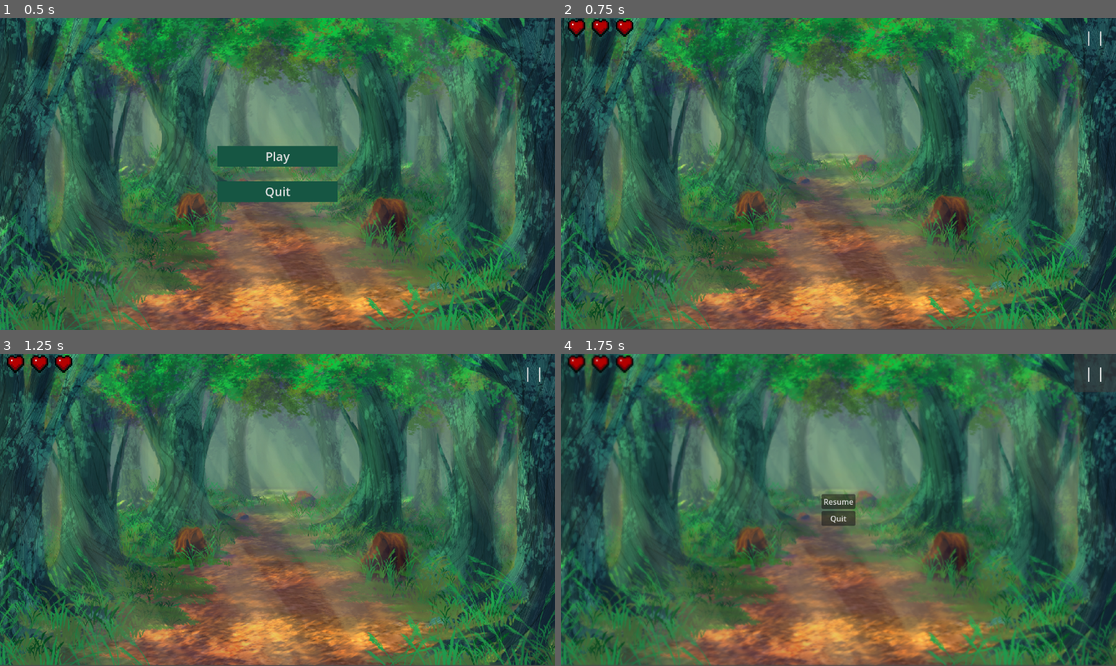
Above: before the commit, frames 1-4 (two rows, left to right).
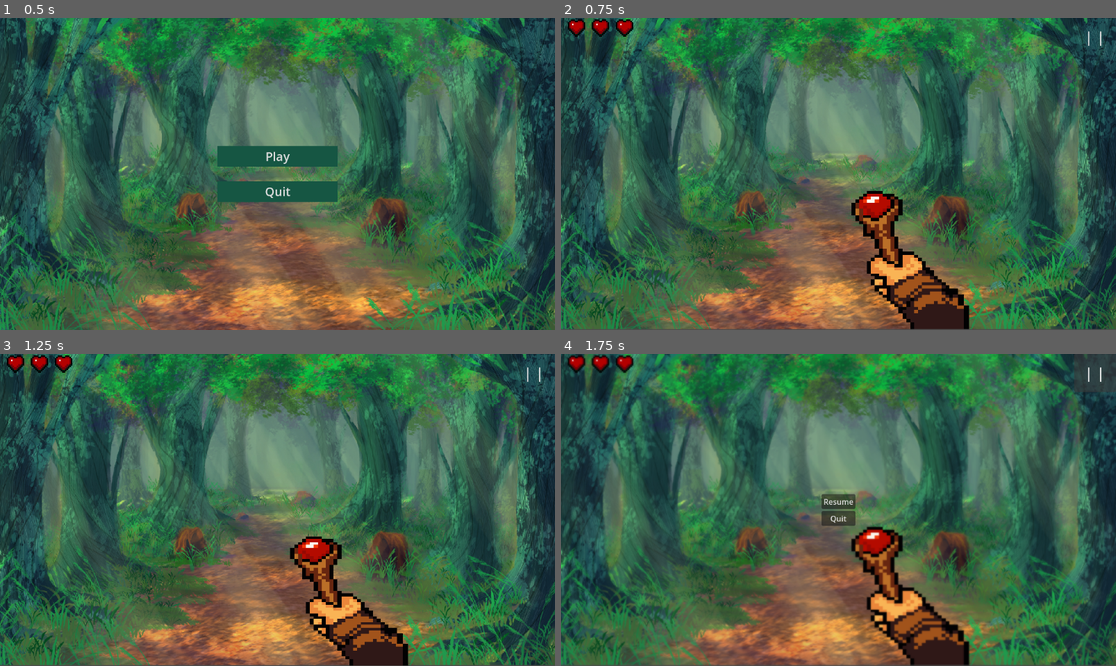
Above: after the commit, the same moments.

Repository: Tissmax/GMTK2026
Game: Godot game, scene res://scenes/game_controller.tscn
Same seed, same stepped clock (60 frames per second), same inputs: the game is played once before the commit and once after it. The engine's default icon, where the game draws it, is replaced by a stand-in: a white triangle on a blue panel in a dark square.
Inputs:
- Up to frame 1 (0.5 s): no input
- Up to frame 2 (0.75 s): click "Play" at 0.5 s
- Up to frame 3 (1.25 s): no input
- Up to frame 4 (1.75 s): click "| |" at 1.25 s

Frame 1 is identical in both runs. In frame 2, 4.2% of the frame differs, in the area x 52-74%, y 55-100%; in frame 3, 3.9%; in frame 4, 4.3%.

Commit message:
ajout animation
ajout mains

Diff:
--- a/gmtk-2026/entities/player.gd
+++ b/gmtk-2026/entities/player.gd
@@ -1,5 +1,8 @@
 extends Node2D
 @onready var health_bar: HBoxContainer = $HealthBar
+@onready var animation_player_staff: AnimationPlayer = $Arms/Staff/AnimationPlayerStaff
+@onready var animation_player_clock: AnimationPlayer = $Arms/Clock/AnimationPlayerClock
+
 
 var lifes: int = 3
 var score: int
@@ -11,6 +14,9 @@
 func _ready() -> void:
 	EnnemyManager.enemy_killed.connect(_on_enemy_killed)
 	EnnemyManager.failed_to_kill.connect(_on_kill_fail)
+	animation_player_clock.play("Tik")
+	animation_player_staff.play("IdleStaff")
+
 
 func _on_enemy_killed(enemy: Ennemy):
 	if enemy.in_killzone:
--- a/gmtk-2026/entities/player.tscn
+++ b/gmtk-2026/entities/player.tscn
@@ -3,6 +3,112 @@
 [ext_resource type="Script" uid="uid://dd81rrqlokakn" path="res://entities/player.gd" id="1_merdl"]
 [ext_resource type="Script" uid="uid://cyu6myqr6v1pi" path="res://entities/health_bar.gd" id="2_e4p34"]
 [ext_resource type="PackedScene" uid="uid://7ui5kl1fgktb" path="res://scenes/heart_bar.tscn" id="3_rfe5m"]
+[ext_resource type="Texture2D" uid="uid://d1fuukrmits3x" path="res://assets/hand_staff.png" id="4_qly61"]
+[ext_resource type="Texture2D" uid="uid://dhvlgmphuvf3d" path="res://assets/ticking_clock.png" id="5_qsoyl"]
+
+[sub_resource type="Animation" id="Animation_qly61"]
+resource_name = "HitStaff"
+length = 0.6
+loop_mode = 1
+tracks/0/type = "value"
+tracks/0/imported = false
+tracks/0/enabled = true
+tracks/0/path = NodePath("Arms/Staff:frame")
+tracks/0/interp = 1
+tracks/0/loop_wrap = true
+tracks/0/keys = {
+"times": PackedFloat32Array(0, 0.2, 0.4),
+"transitions": PackedFloat32Array(1, 1, 1),
+"update": 1,
+"values": [20, 21, 22]
+}
+
+[sub_resource type="Animation" id="Animation_qsoyl"]
+resource_name = "IdleStaff"
+loop_mode = 1
+tracks/0/type = "value"
+tracks/0/imported = false
+tracks/0/enabled = true
+tracks/0/path = NodePath("Arms/Staff:frame")
+tracks/0/interp = 1
+tracks/0/loop_wrap = true
+tracks/0/keys = {
+"times": PackedFloat32Array(0, 0.3),
+"transitions": PackedFloat32Array(1, 1),
+"update": 1,
+"values": [0, 1]
+}
+
+[sub_resource type="Animation" id="Animation_6nm46"]
+resource_name = "MissStaff"
+tracks/0/type = "value"
+tracks/0/imported = false
+tracks/0/enabled = true
+tracks/0/path = NodePath("Arms/Staff:frame")
+tracks/0/interp = 1
+tracks/0/loop_wrap = true
+tracks/0/keys = {
+"times": PackedFloat32Array(0, 0.13333334, 0.26666668, 0.36666667, 0.46666667, 0.56666666, 0.6666667, 0.76666665, 0.8666667),
+"transitions": PackedFloat32Array(1, 1, 1, 1, 1, 1, 1, 1, 1),
+"update": 1,
+"values": [11, 10, 11, 13, 14, 15, 16, 17, 18]
+}
+
+[sub_resource type="Animation" id="Animation_i623q"]
+length = 0.001
+tracks/0/type = "value"
+tracks/0/imported = false
+tracks/0/enabled = true
+tracks/0/path = NodePath("Arms/Staff:frame")
+tracks/0/interp = 1
+tracks/0/loop_wrap = true
+tracks/0/keys = {
+"times": PackedFloat32Array(0),
+"transitions": PackedFloat32Array(1),
+"update": 1,
+"values": [0]
+}
+tracks/1/type = "value"
+tracks/1/imported = false
+tracks/1/enabled = true
+tracks/1/path = NodePath("Arms/Clock:frame")
+tracks/1/interp = 1
+tracks/1/loop_wrap = true
+tracks/1/keys = {
+"times": PackedFloat32Array(0),
+"transitions": PackedFloat32Array(1),
+"update": 1,
+"values": [0]
+}
+
+[sub_resource type="AnimationLibrary" id="AnimationLibrary_tjdhl"]
+_data = {
+&"HitStaff": SubResource("Animation_qly61"),
+&"IdleStaff": SubResource("Animation_qsoyl"),
+&"MissStaff": SubResource("Animation_6nm46"),
+&"RESET": SubResource("Animation_i623q")
+}
+
+[sub_resource type="Animation" id="Animation_ef06p"]
+resource_name = "Tik"
+length = 7.5
+tracks/0/type = "value"
+tracks/0/imported = false
+tracks/0/enabled = true
+tracks/0/path = NodePath(".:frame")
+tracks/0/interp = 1
+tracks/0/loop_wrap = true
+tracks/0/keys = {
+"times": PackedFloat32Array(0, 1, 2, 3, 4, 5, 6, 7),
+"transitions": PackedFloat32Array(1, 1, 1, 1, 1, 1, 1, 1),
+"update": 1,
+"values": [0, 1, 2, 3, 4, 5, 6, 7]
+}
+
+[sub_resource type="AnimationLibrary" id="AnimationLibrary_x08pd"]
+_data = {
+&"Tik": SubResource("Animation_ef06p")
+}
 
 [node name="Player" type="Node2D" unique_id=135027150]
 script = ExtResource("1_merdl")
@@ -25,3 +131,26 @@
 [node name="HeartBar3" parent="HealthBar" unique_id=1611787625 instance=ExtResource("3_rfe5m")]
 position = Vector2(76, -17)
 scale = Vector2(3, 3)
+
+[node name="Arms" type="Node2D" parent="." unique_id=1263927926]
+position = Vector2(861, 481)
+
+[node name="Staff" type="Sprite2D" parent="Arms" unique_id=303905035]
+position = Vector2(-283, -44)
+scale = Vector2(0.7, 0.7)
+texture = ExtResource("4_qly61")
+hframes = 10
+vframes = 3
+
+[node name="AnimationPlayerStaff" type="AnimationPlayer" parent="Arms/Staff" unique_id=1314109671]
+root_node = NodePath("../../..")
+libraries/ = SubResource("AnimationLibrary_tjdhl")
+
+[node name="Clock" type="Sprite2D" parent="Arms" unique_id=668207143]
+position = Vector2(-253, -28)
+scale = Vector2(0.6, 0.6)
+texture = ExtResource("5_qsoyl")
+hframes = 8
+
+[node name="AnimationPlayerClock" type="AnimationPlayer" parent="Arms/Clock" unique_id=1873531043]
+libraries/ = SubResource("AnimationLibrary_x08pd")
Binary file added: gmtk-2026/assets/hand_staff.aseprite
Binary file added: gmtk-2026/assets/hand_staff.png
Not shown, added: gmtk-2026/assets/hand_staff.png.import
